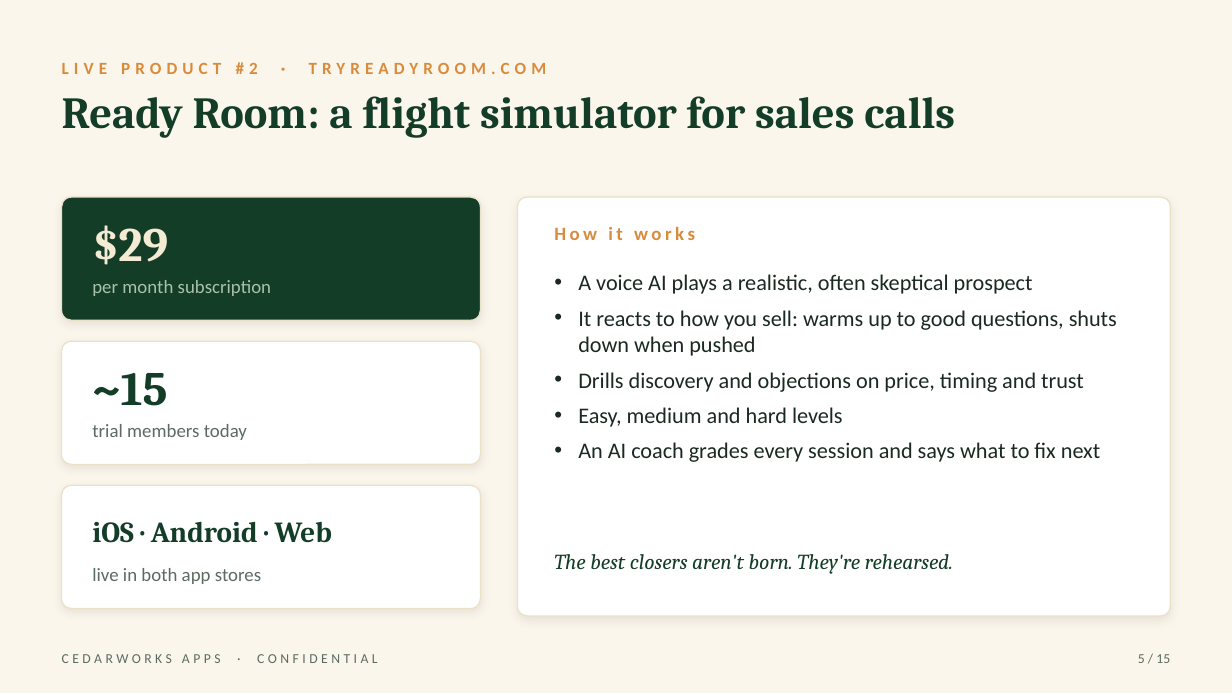
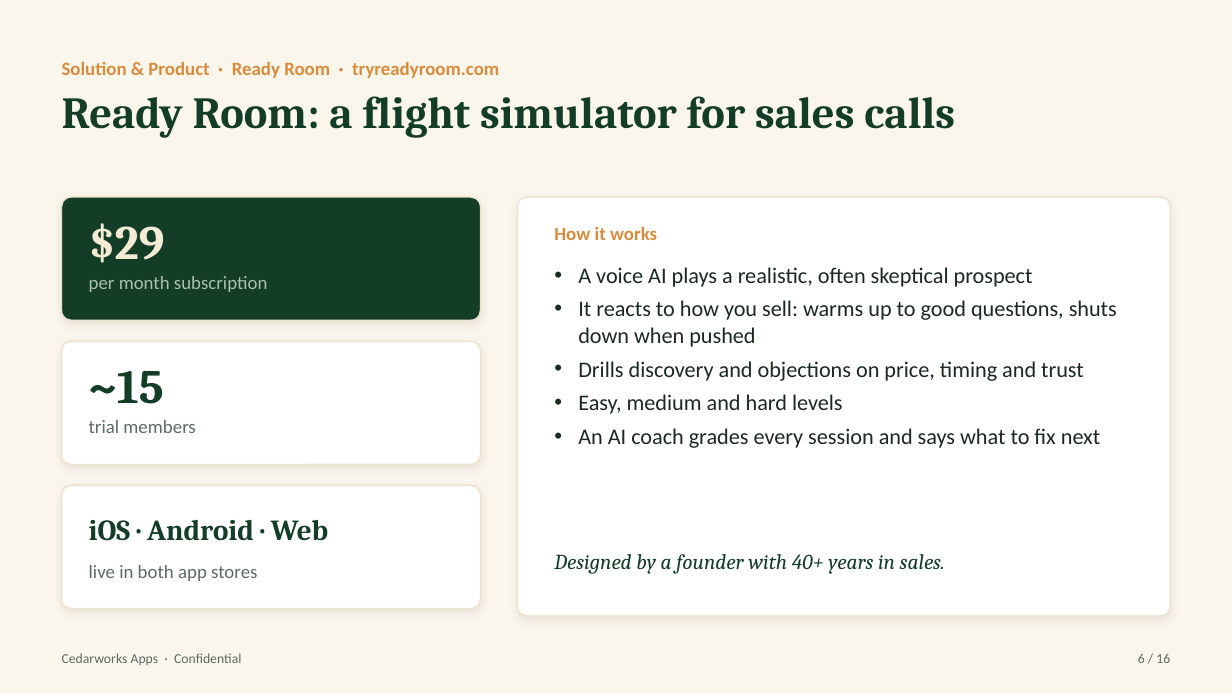
Before and after one commit to Pastorai1/Cedarworksapps, a slide deck: slide 6 of pitch-deck/Cedarworks-Apps-Pitch-Deck.pptx (slide 5 before the commit). Drawn at 1232x693 pixels with LibreOffice and Linux fonts; fonts in the diff are those of the drawing. Boxes give left, top, right and bottom in pixels: in the first picture for what was removed or moved away, otherwise in the second. Text is boxed around its words. In the diff, an @@ line names an element or a change of style, - is before the commit and + after.

```diff
--- a/pitch-deck/Cedarworks-Apps-Pitch-Deck.pptx
+++ b/pitch-deck/Cedarworks-Apps-Pitch-Deck.pptx
@@ text at [62,62,499,78]: text changed; size 10 to 11 pt @@
-LIVE PRODUCT #2 · TRYREADYROOM.COM
+Solution & Product · Ready Room · tryreadyroom.com
@@ text "How it works" at [554,227,657,240]: letter spacing 2 to 0 pt @@
@@ text "A voice AI plays a ...": place and size @@
-text "A voice AI plays a ..." at [578,310,1117,462]
+text "A voice AI plays a ..." at [578,267,1117,448]
@@ text "A voice AI plays a ..." at [578,267,1117,448]: less space between paragraphs @@
@@ text "per month subscription": place and size @@
-text "per month subscription" at [92,280,271,296]
+text "per month subscription" at [89,276,267,292]
@@ text at [89,420,195,433]: text changed @@
-trial members today
+trial members
@@ text "iOS · Android · Web": place and size @@
-text "iOS · Android · Web" at [92,521,332,543]
+text "iOS · Android · Web" at [89,519,328,541]
@@ text "live in both app stores": place and size @@
-text "live in both app stores" at [92,568,261,584]
+text "live in both app stores" at [89,565,257,581]
@@ text at [554,554,945,574]: text changed @@
-The best closers aren't born. They're rehearsed.
+Designed by a founder with 40+ years in sales.
@@ text at [62,653,241,665]: text changed @@
-CEDARWORKS APPS · CONFIDENTIAL
+Cedarworks Apps · Confidential
@@ text at [1138,654,1170,663]: text changed @@
-5 / 15
+6 / 16
```
Also in this commit, not shown: 11 other slides changed, 4 slides added, 3 slides removed, 3 other files.
